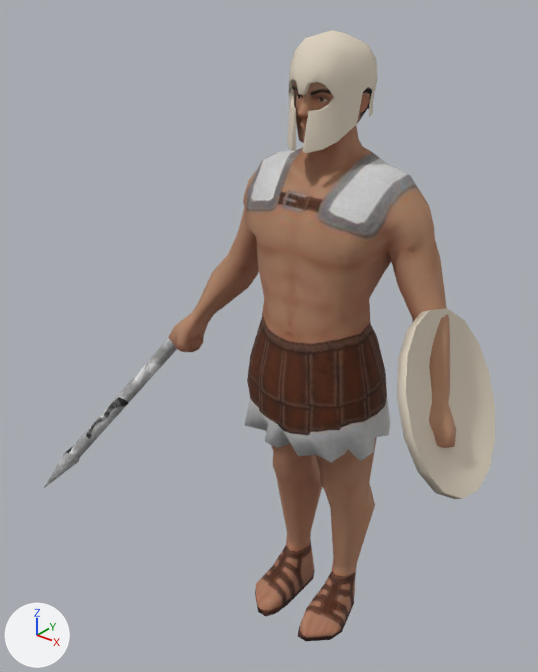
The glTF model public/assets/unit-models/1-hoplite.glb: old version first, new version second.
Both versions are drawn from a 50 mm lens placed at (1.27, -1.85, 2.25), pointed at (-0.17, -0.05, 1.14). The lights are fixed; the arrows at lower left show +X, +Y and +Z. The picture after the commit comes second.
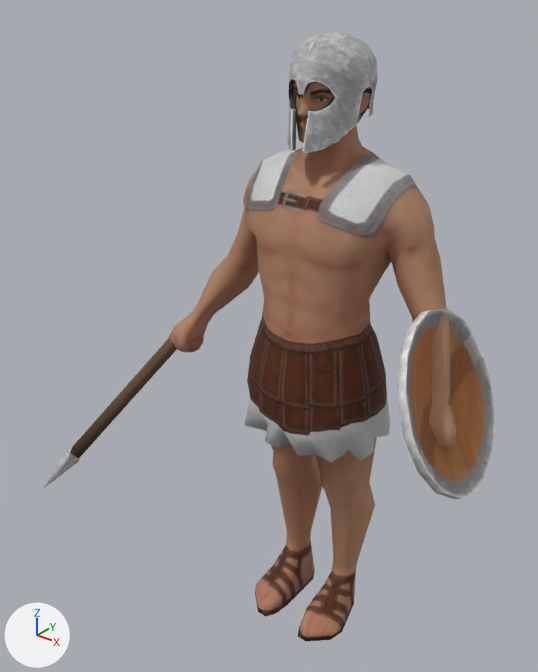
What the commit changed:
Picture 'Image_3' (img_image_3) is new.
Picture 'Image_2' (img_image_2) is new.
In material 'Material_1' (mat_material_1), base_color is no longer (0.72, 0.64, 0.52), pale yellow #ddd1bf.
In material 'Material_1' (mat_material_1), texture is now set to img_image_1.
In material 'Material_1' (mat_material_1), roughness goes from 0.9 to 0.85.
Material 'Material_2' (mat_material_2) changes its picture from img_image_1 to img_image_2.
In material 'Material_3' (mat_material_3), base_color is no longer (0.72, 0.64, 0.52), pale yellow #ddd1bf.
In material 'Material_3' (mat_material_3), texture is now set to img_image_3.
In material 'Material_3' (mat_material_3), roughness goes from 0.9 to 0.85.

Location of each change, [x1, y1, x2, y2] in pixels of the pictures (538 x 672 px):
'Mesh_0', surface changed
    both: [47, 30, 495, 499]
